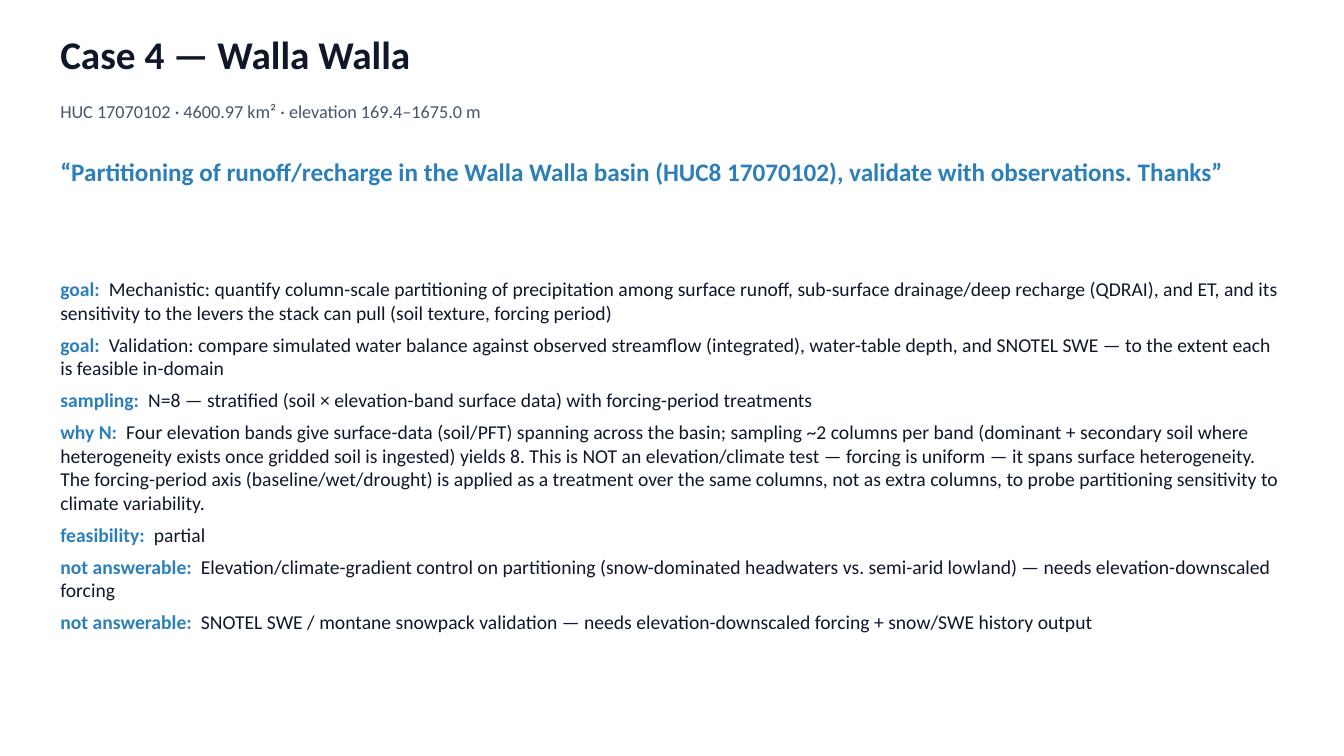
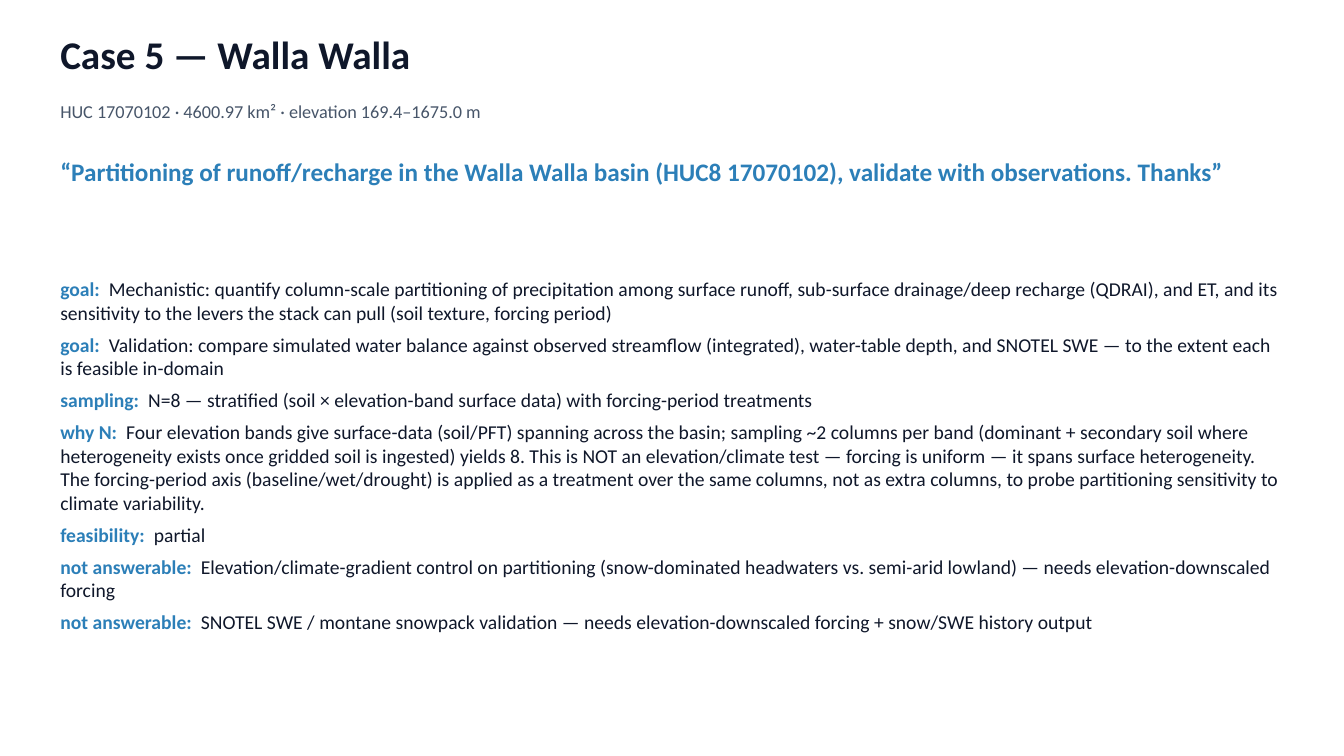
Before and after one commit to hoangtv1899/multi-agent-framework, a slide deck: slide 31 of docs/slides/story_20260705.pptx (slide 22 before the commit). Drawn at 1344x756 pixels with LibreOffice and Linux fonts; fonts in the diff are those of the drawing. Boxes give left, top, right and bottom in pixels: in the first picture for what was removed or moved away, otherwise in the second. Text is boxed around its words. In the diff, an @@ line names an element or a change of style, - is before the commit and + after.

```diff
--- a/docs/slides/story_20260705.pptx
+++ b/docs/slides/story_20260705.pptx
@@ text at box(60, 41, 410, 70): text changed @@
-Case 4 — Walla Walla
+Case 5 — Walla Walla
```
Also in this commit, not shown: 9 other slides changed, 10 slides added, 1 other file.
